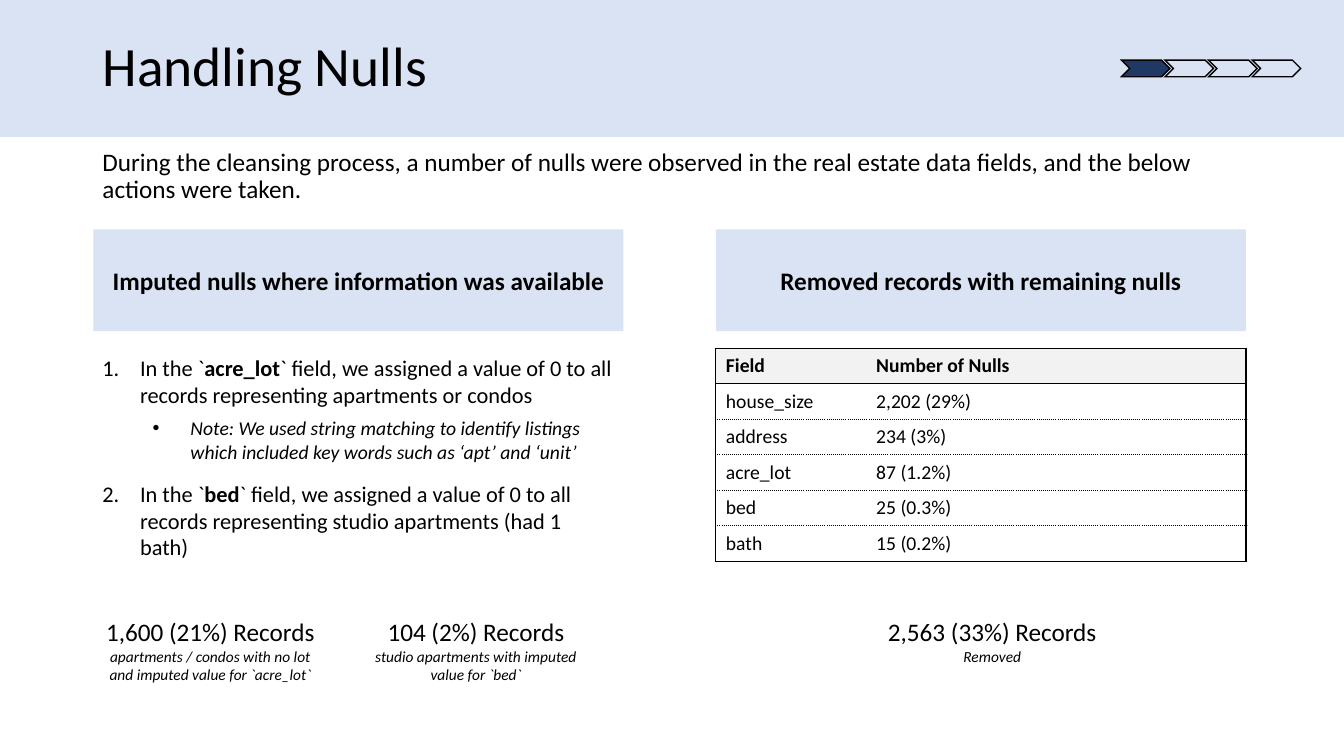
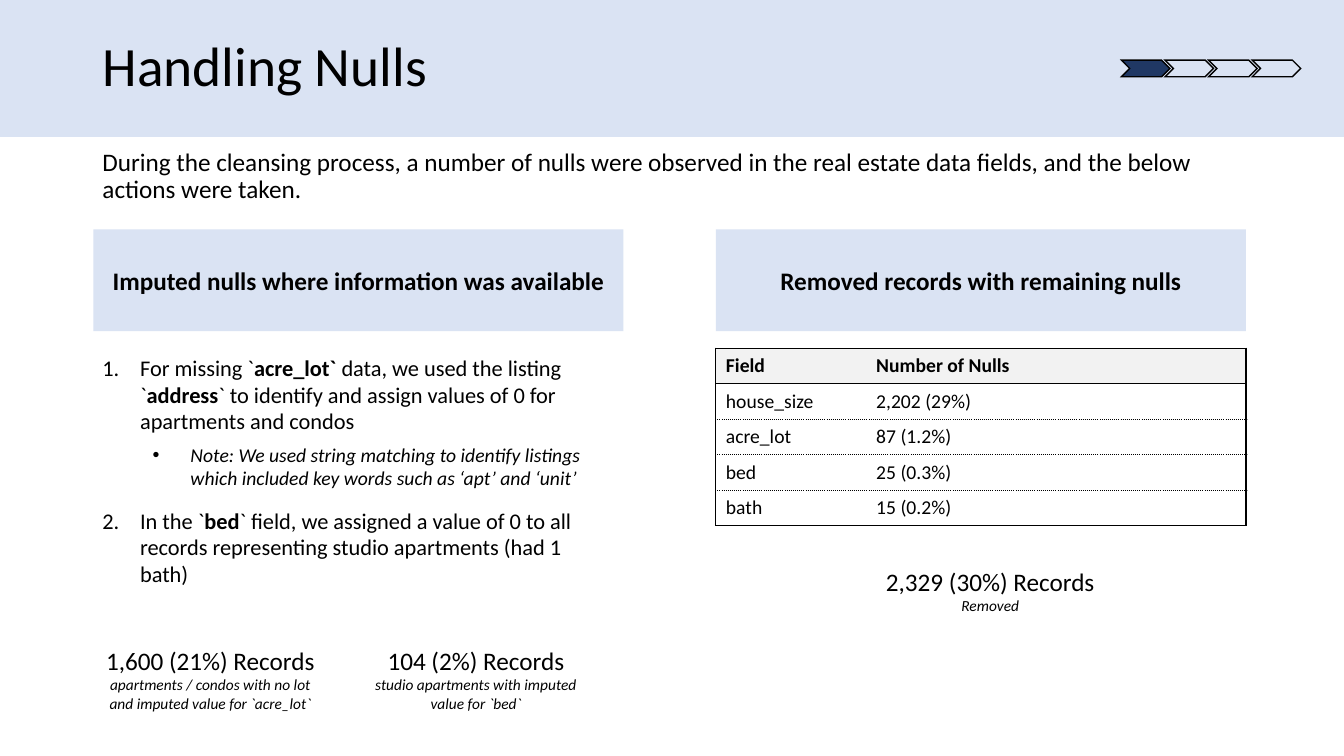
Before and after one commit to david-firrin/Real-Estate-Price-Prediction-With-Income-Tax-Data, a slide deck: slide 2 of Final Presentation Slides/team48finalpresentation_eric.pptx. Drawn at 1344x756 pixels with LibreOffice and Linux fonts; fonts in the diff are those of the drawing. Boxes give left, top, right and bottom in pixels: in the first picture for what was removed or moved away, otherwise in the second. Text is boxed around its words. In the diff, an @@ line names an element or a change of style, - is before the commit and + after.

Commit message:
Updated presentation slides

```diff
--- a/Final Presentation Slides/team48finalpresentation_eric.pptx
+++ b/Final Presentation Slides/team48finalpresentation_eric.pptx
@@ table at [716, 348, 1246, 525] @@
-row 3: address | 234 (3%)
@@ text at [140, 360, 561, 433]: text changed @@
-1. In the `acre_lot` field, we assigned a value of 0 to all records representing apartments or condos
+1. For missing `acre_lot` data, we used the listing `address` to identify and assign values of 0 for apartments and condos
@@ text "2,329 (30%) Records": place and size @@
-text "2,329 (30%) Records" at [888, 622, 1096, 662]
+text "2,329 (30%) Records" at [886, 572, 1094, 611]
@@ text at [886, 572, 1094, 595]: text changed @@
-2,563 (33%) Records
+2,329 (30%) Records
@@ text "1,600 (21%) Records": place and size @@
-text "1,600 (21%) Records" at [106, 622, 314, 683]
+text "1,600 (21%) Records" at [106, 651, 314, 712]
@@ text "104 (2%) Records": place and size @@
-text "104 (2%) Records" at [375, 622, 576, 682]
+text "104 (2%) Records" at [375, 651, 576, 711]
```
